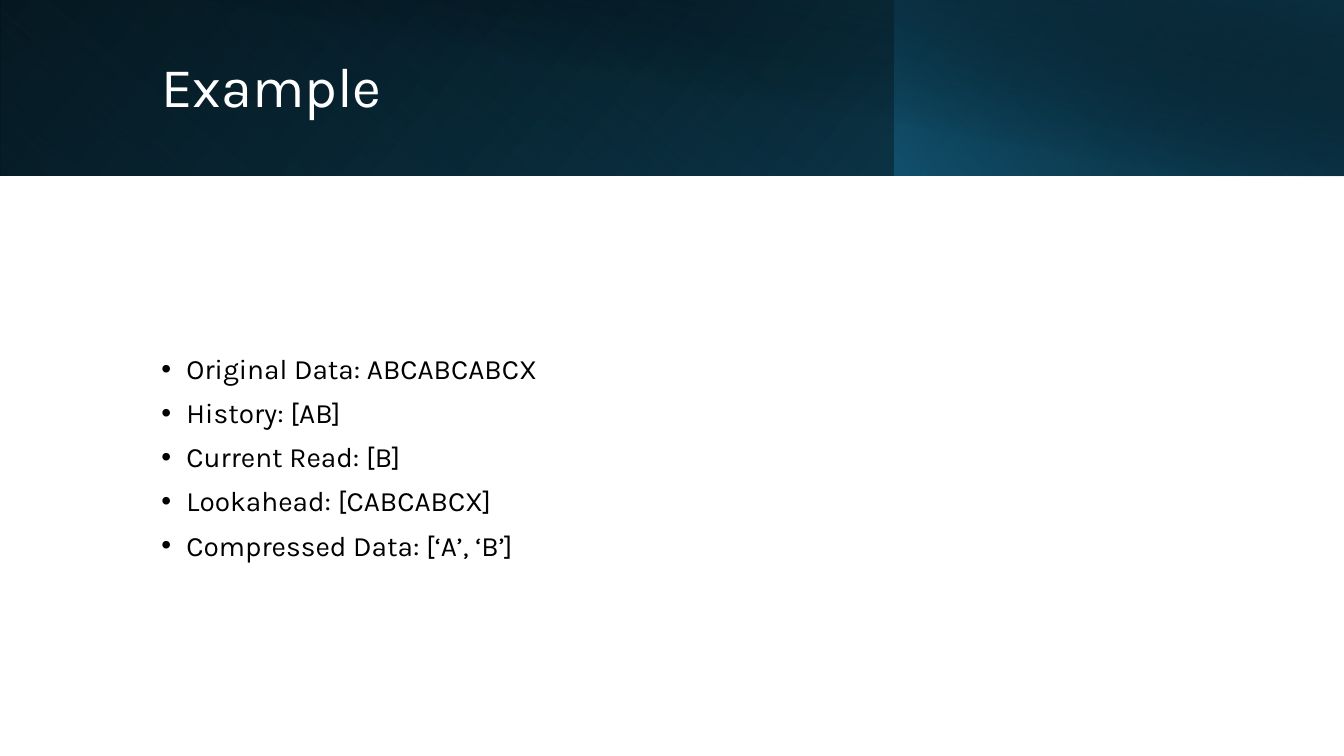
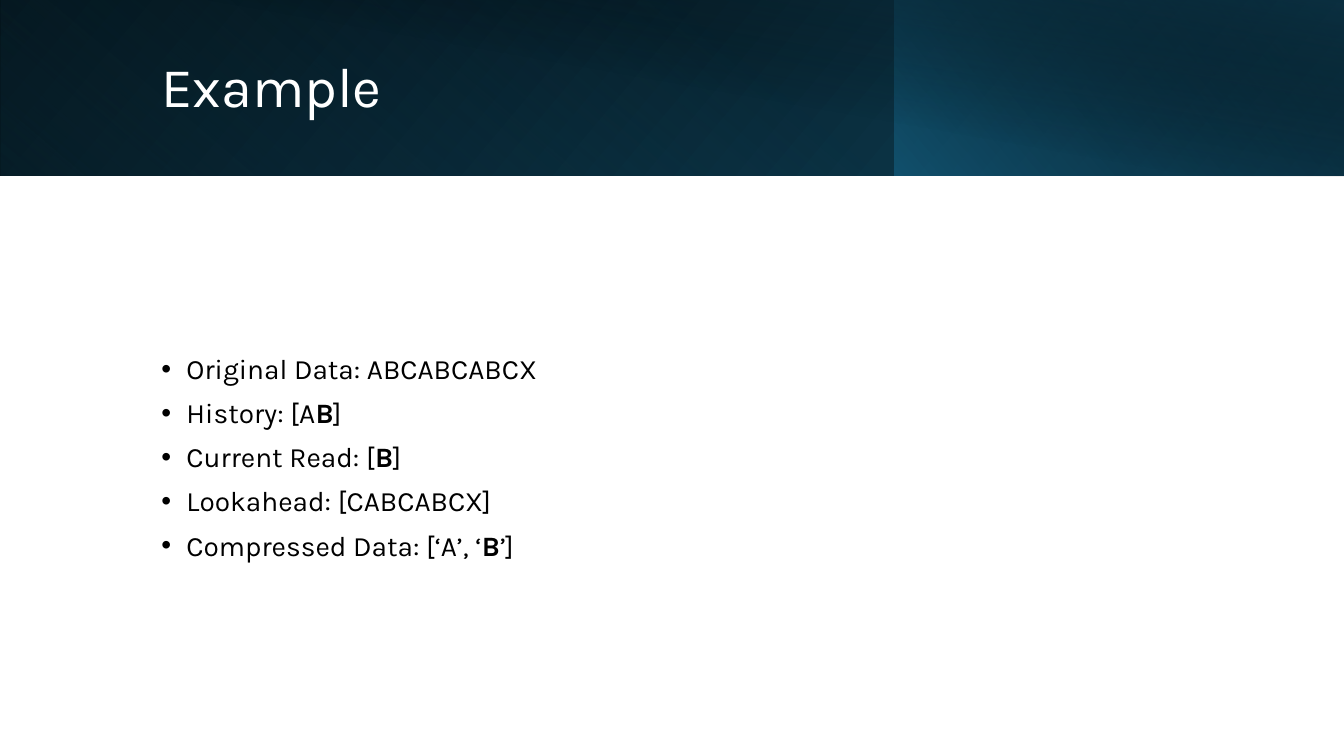
Before and after one commit to weng25j/checkoff3_comp211, a slide deck: slide 6 of LZ77.pptx. Drawn at 1344x756 pixels with LibreOffice and Linux fonts; fonts in the diff are those of the drawing. Boxes give left, top, right and bottom in pixels: in the first picture for what was removed or moved away, otherwise in the second. Text is boxed around its words. In the diff, an @@ line names an element or a change of style, - is before the commit and + after.

```diff
--- a/LZ77.pptx
+++ b/LZ77.pptx
@@ text at (186,402,513,563): bold on in "[AB]", "[B]", "‘B’]" @@
```
Also in this commit, not shown: 12 other slides changed, 1 slide added.
